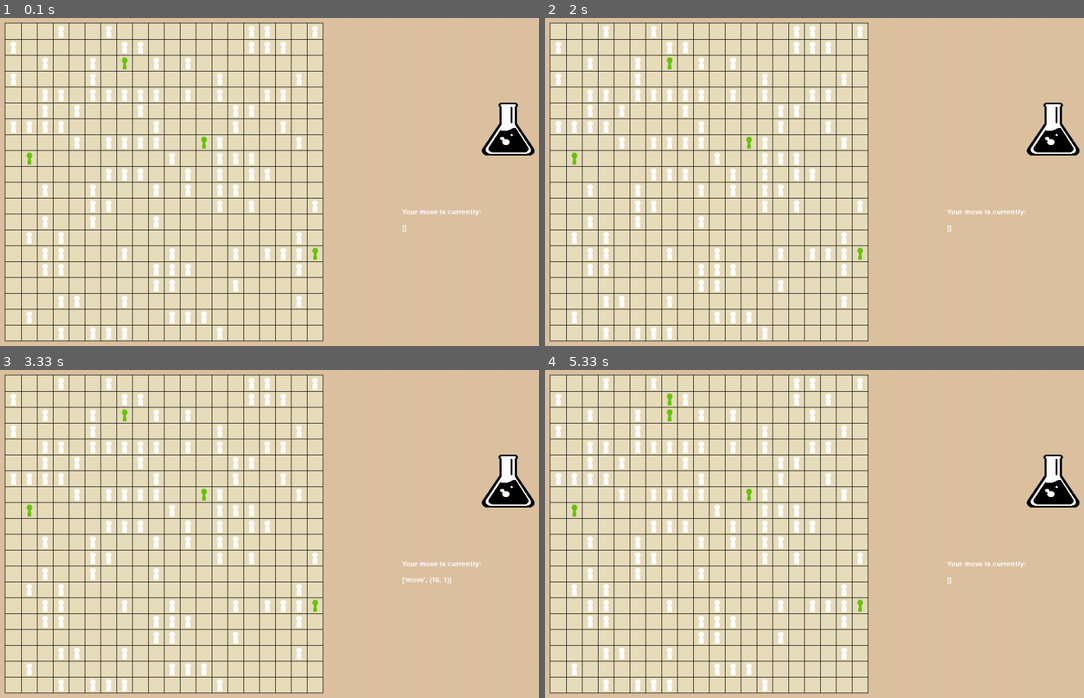
Above: before the commit, frames 1-4 (two rows, left to right).
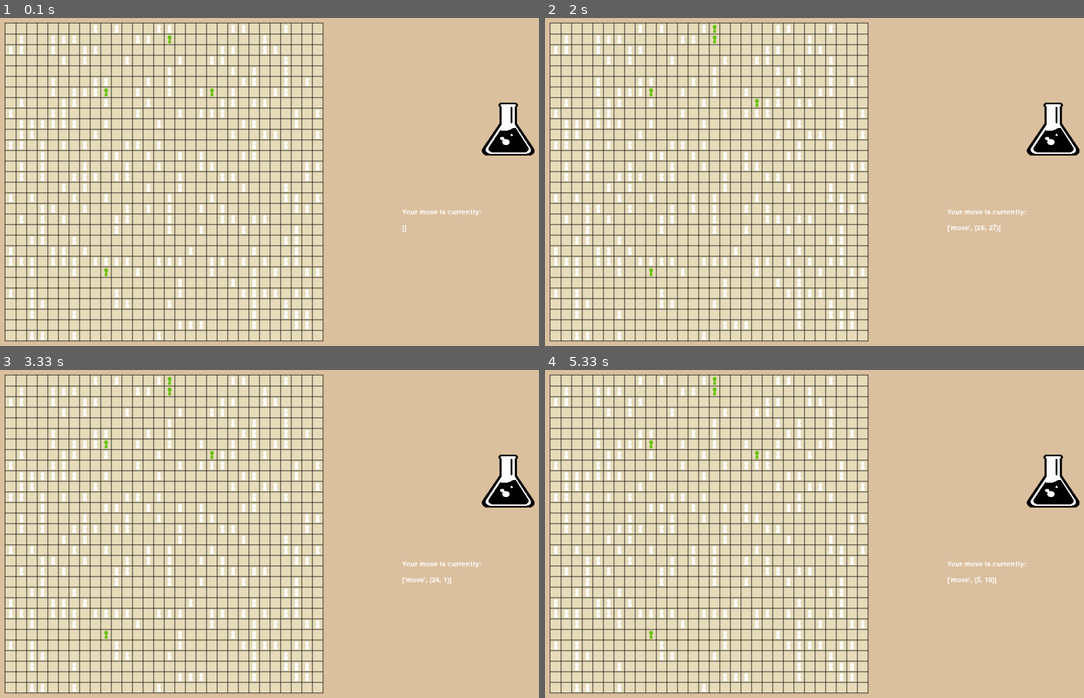
Above: after the commit, the same moments.

Repository: RonaldKroening/SGAI-Outbreak
Game: pygame game, started from SGAI_MK3/main.py
Two runs of this game, one before a commit and one after it. Both use one fixed random seed, a clock stepped at 60 frames per second and the inputs below.
Inputs (mouse positions are in pixels of both pictures, inside the frame that each line leads up to):
- Up to frame 1 (0.1 s): no input
- Up to frame 2 (2 s): press the mouse at (846, 204) at 0.37 s; move the mouse to (765, 195) at 0.47 s; release the mouse at (690, 185) at 0.6 s; click (642, 267) at 0.72 s; click (695, 106) at 1.05 s; click (749, 106) at 1.38 s; press the mouse at (749, 106) at 1.7 s; move the mouse to (787, 211) at 1.8 s; release the mouse at (825, 316) at 1.93 s
- Up to frame 3 (3.33 s): press the mouse at (506, 481) at 2.03 s; move the mouse to (285, 501) at 2.13 s; release the mouse at (59, 524) at 2.27 s; press the mouse at (506, 481) at 2.37 s; move the mouse to (382, 465) at 2.47 s; release the mouse at (258, 452) at 2.6 s; press the mouse at (506, 481) at 2.7 s; move the mouse to (291, 455) at 2.8 s; release the mouse at (75, 432) at 2.93 s; click (269, 396) at 3.05 s
- Up to frame 4 (5.33 s): click (819, 661) at 3.38 s; click (830, 415) at 3.72 s; press the mouse at (1051, 481) at 4.03 s; move the mouse to (895, 566) at 4.13 s; release the mouse at (733, 652) at 4.27 s; press the mouse at (1051, 481) at 4.37 s; move the mouse to (846, 455) at 4.47 s; release the mouse at (642, 432) at 4.6 s; click (814, 484) at 4.72 s; click (609, 573) at 5.05 s

The runs differ from the first frame. In frame 1, 18% of the frame differs, in the area x 0-60%, y 1-99%; in frame 2, 18%; in frame 3, 18%; in frame 4, 18%, in the area x 0-84%, y 1-99%.

Commit message:
Increase cell numbers
Only possible because of image loading fix!

Diff:
--- a/SGAI_MK3/main.py
+++ b/SGAI_MK3/main.py
@@ -5,10 +5,10 @@
 
 # Constants
 SELF_PLAY = False
-ROWS = 20
-COLUMNS = 20
+ROWS = 30
+COLUMNS = 30
 OFFSET = 50                    # Number of pixels to offset grid to the top-left side
-CELL_DIMENSIONS = 30           # Number of pixels for each cell
+CELL_DIMENSIONS = 20           # Number of pixels for each cell
 ACTION_SPACE = ["moveUp", "moveDown", "moveLeft", "moveRight", "heal", "bite"]
 
 # Player role variables
